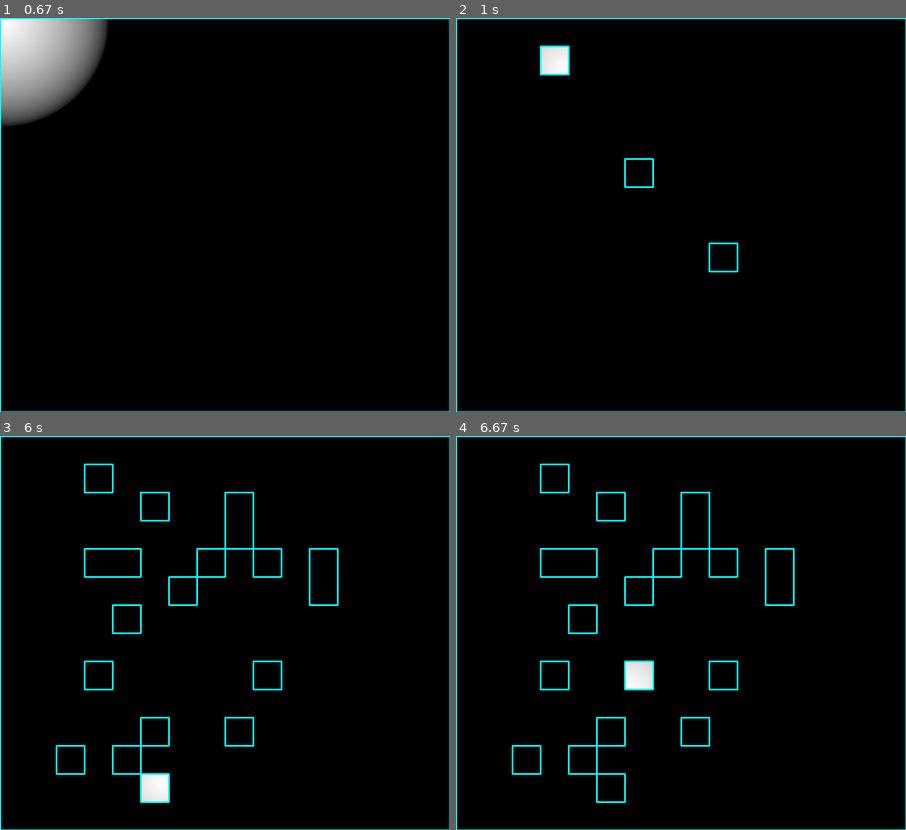
Above: before the commit, frames 1-4 (two rows, left to right).
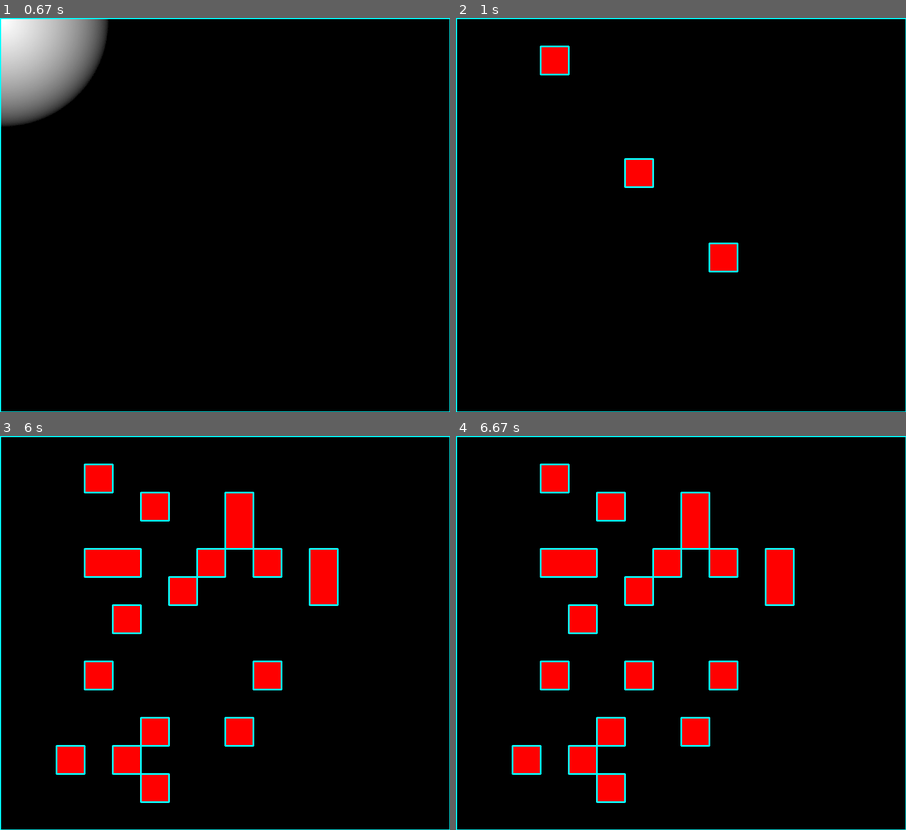
Above: after the commit, the same moments.

Repository: SushiOnToast/2D-raycasting-with-pygame
Game: pygame game, started from main.py
The game is run twice, just before and just after one commit, with the same random seed, the same clock (stepped at 60 frames per second) and the same inputs.
Inputs (mouse positions are in pixels of both pictures, inside the frame that each line leads up to):
- Up to frame 1 (0.67 s): tap Space at 0.33 s
- Up to frame 2 (1 s): press the mouse at (735, 250) at 0.7 s; move the mouse to (649, 159) at 0.8 s; release the mouse at (564, 69) at 0.93 s
- Up to frame 3 (6 s): hold Space 1-1.47 s; click (234, 499) at 1.08 s; click (211, 566) at 1.55 s; click (315, 601) at 1.88 s; click (319, 562) at 2.22 s; click (94, 558) at 2.55 s; click (99, 676) at 2.88 s; press the mouse at (99, 676) at 3.2 s; move the mouse to (112, 617) at 3.3 s; release the mouse at (126, 562) at 3.43 s; click (153, 506) at 3.55 s; click (252, 743) at 3.88 s; click (121, 766) at 4.22 s; click (144, 731) at 4.55 s; click (265, 566) at 4.88 s; click (247, 522) at 5.22 s; click (58, 755) at 5.55 s; tap Space at 5.9 s; click (162, 782) at 5.92 s
- Up to frame 4 (6.67 s): tap Space at 6.2, 6.4 s; click (631, 688) at 6.42 s

Frame 1 is identical in both runs. In frame 2, 1.2% of the frame differs, in the area x 19-63%, y 7-65%; in frame 3, 7.6%; in frame 4, 8.0%, in the area x 12-75%, y 7-93%.

Commit message:
add solid mode

Diff:
--- a/main.py
+++ b/main.py
@@ -14,6 +14,7 @@
     lighting = LightingEffect()
 
     dragging = False  # Track whether the mouse is being held down
+    solid_mode = False
 
     running = True
     while running:
@@ -27,6 +28,9 @@
             elif event.type == pygame.MOUSEBUTTONUP:
                 if event.button == 1:
                     dragging = False  # Stop dragging
+            elif event.type == pygame.KEYDOWN:
+                if event.key == pygame.K_SPACE:  # Toggle solid mode with spacebar
+                    solid_mode = not solid_mode
 
         if dragging:
             # Add tile under mouse position during drag
@@ -47,11 +51,20 @@
 
         pygame.draw.circle(screen, (0, 0, 255), player_pos, 2)
 
-        for obstacle in grid_obstacles:
-            pygame.draw.rect(screen, (0, 0, 0), obstacle)
+        if solid_mode:
+            lighting.update(player_pos, points)
+            lighting.draw(screen)
 
-        lighting.update(player_pos, points)
-        lighting.draw(screen)
+            mode_color = (255, 0, 0) if solid_mode else (0, 0, 0)
+            for obstacle in grid_obstacles:
+                pygame.draw.rect(screen, mode_color, obstacle)
+        else:
+            mode_color = (255, 0, 0) if solid_mode else (0, 0, 0)
+            for obstacle in grid_obstacles:
+                pygame.draw.rect(screen, mode_color, obstacle)
+
+            lighting.update(player_pos, points)
+            lighting.draw(screen)
 
         for i, edge in enumerate(all_relevant_edges):
             pygame.draw.line(screen, (0, 255, 255), edge[0], edge[1], 3)
